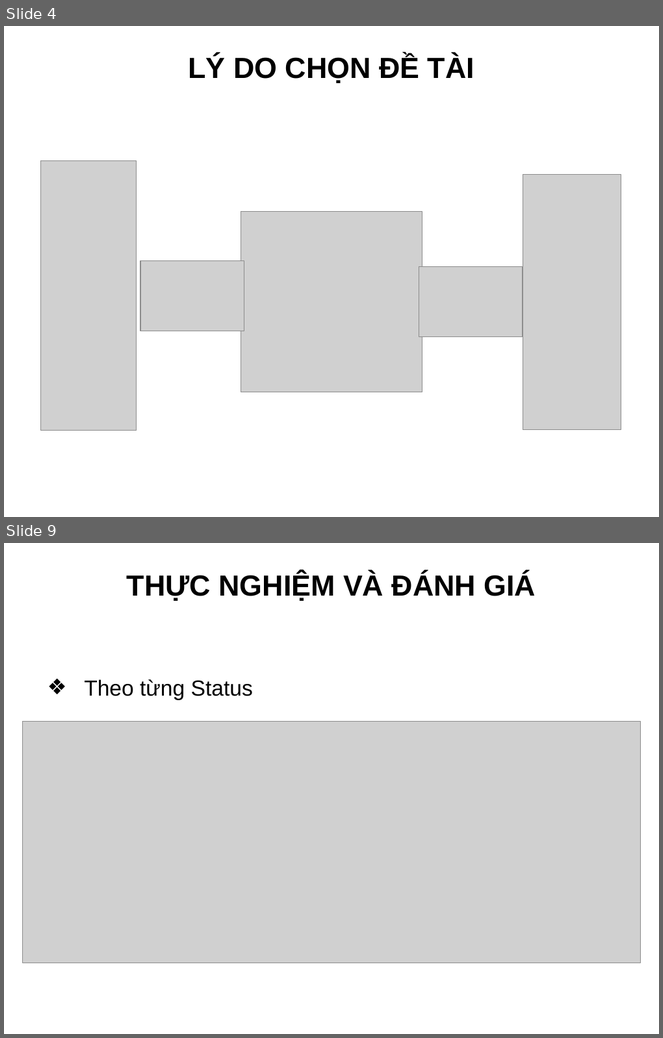
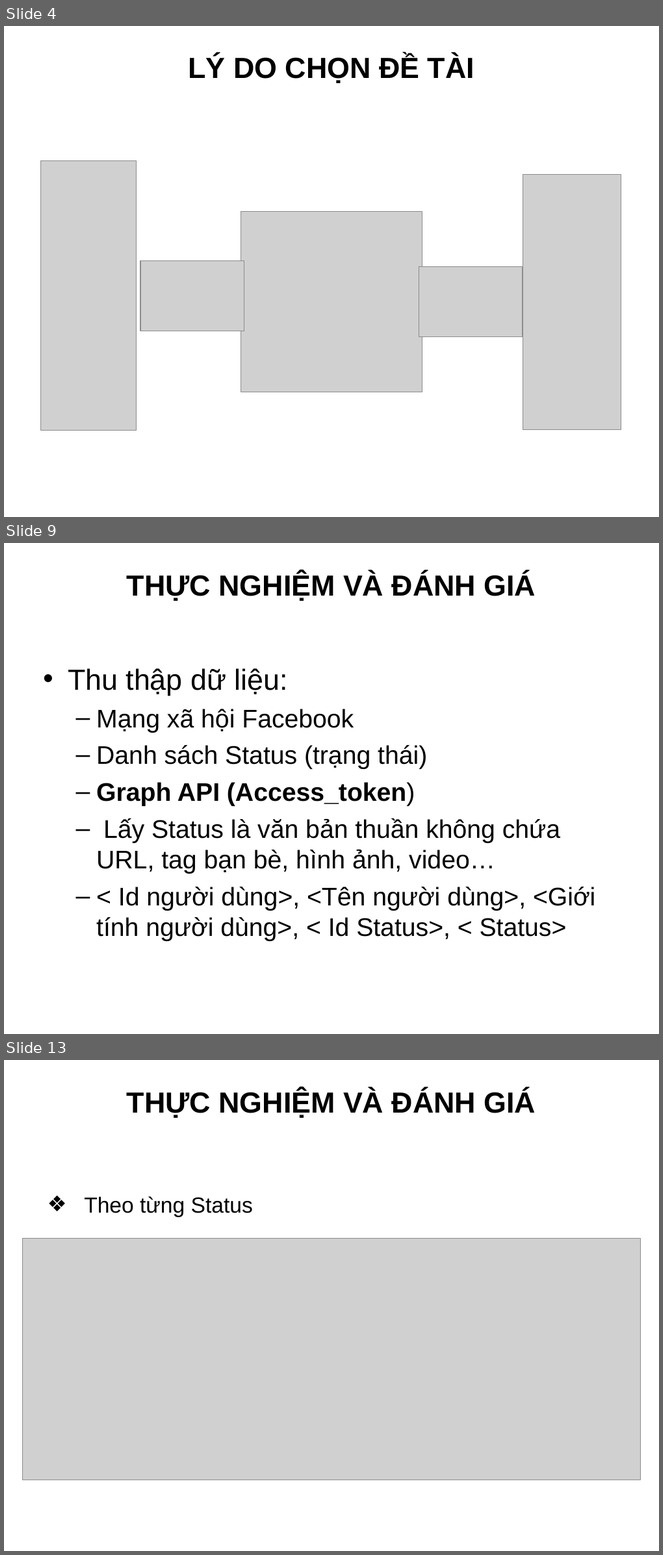
Before and after one commit to truonghaibg/thesis, a slide deck: tchai/Slide_LuanVan_TruongCongHai.ppt. Shown one above the other, each under a label of ours: slides 4 and 9 before the commit, slides 4, 9 and 13 after it; the slides between them are not shown. The pictures are 663x1038 and 663x1555 pixels, drawn with LibreOffice and Linux fonts; fonts in the diff are those of the drawing; grey boxes stand for pictures; background and template pictures are left out. Boxes give left, top, right and bottom in pixels: in the first picture for what was removed or moved away, otherwise in the second. Text is boxed around its words. In the diff, an @@ line names an element or a change of style, - is before the commit and + after.

```diff
--- a/tchai/Slide_LuanVan_TruongCongHai.ppt
+++ b/tchai/Slide_LuanVan_TruongCongHai.ppt
@@ slide 9 added at [4,543,659,1034], background picture (left out) @@
@@ title added at [127,573,536,601], 32 pt, text #000000, bold @@
+THỰC NGHIỆM VÀ ĐÁNH GIÁ
@@ text added at [68,668,596,941], 28 pt, text #000000 @@
+• Thu thập dữ liệu:
+  – Mạng xã hội Facebook
+  – Danh sách Status (trạng thái)
+  – Graph API (Access_token)
+  – Lấy Status là văn bản thuần không chứa URL, tag bạn bè, hình ảnh, video…
+  – < Id người dùng>, <Tên người dùng>, <Giới tính người dùng>, < Id Status>, < Status>
@@ what was slide 9 is now slide 13 @@
```
Also in this commit, not shown: 4 slides changed, 5 other slides added, 1 slide removed.
